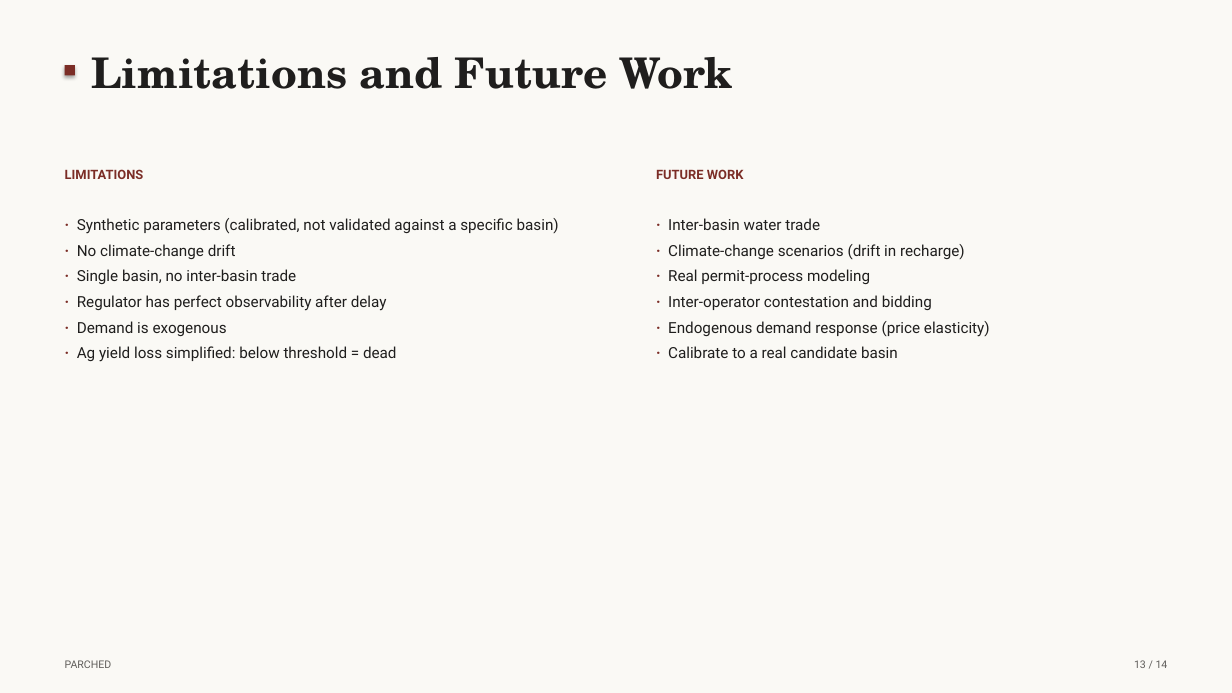
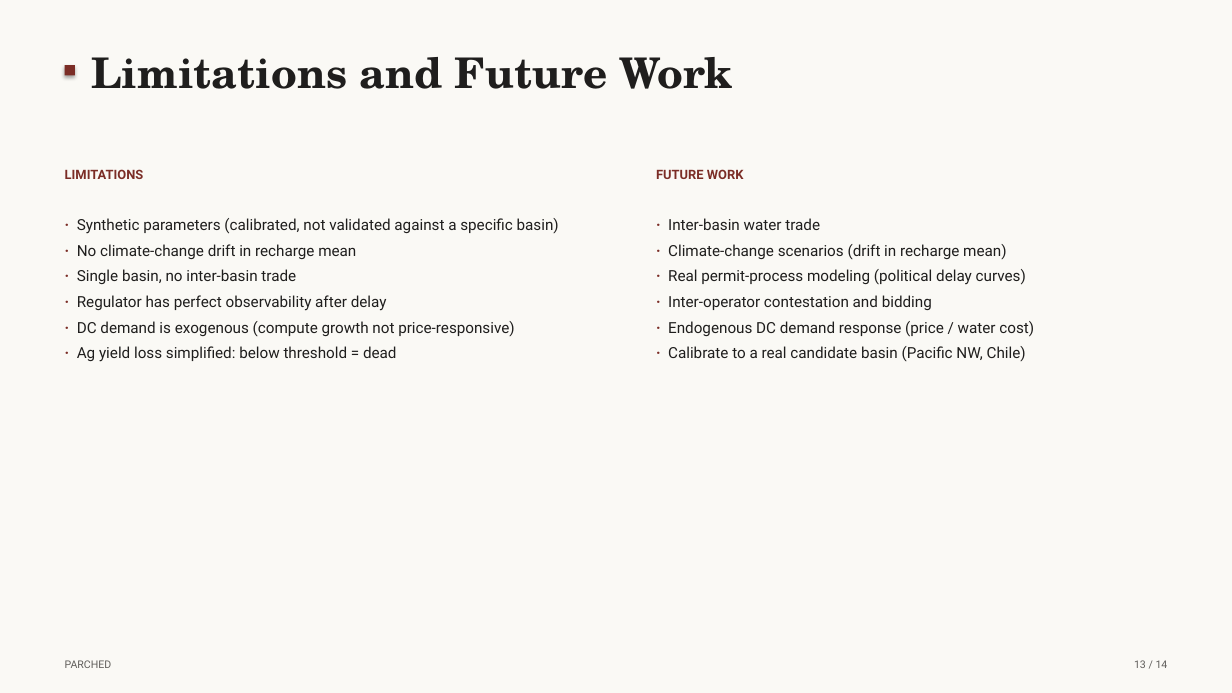
Before and after one commit to cup-noodlehS/ABM-project, a slide deck: slide 13 of presentation/PARCHED_final.pptx. Drawn at 1232x693 pixels with LibreOffice and Linux fonts; fonts in the diff are those of the drawing. Boxes give left, top, right and bottom in pixels: in the first picture for what was removed or moved away, otherwise in the second. Text is boxed around its words. In the diff, an @@ line names an element or a change of style, - is before the commit and + after.

```diff
--- a/presentation/PARCHED_final.pptx
+++ b/presentation/PARCHED_final.pptx
@@ text at [77,244,356,259]: text changed @@
-· No climate-change drift
+· No climate-change drift in recharge mean
@@ text at [668,244,1026,285]: text changed @@
-· Climate-change scenarios (drift in recharge)
-· Real permit-process modeling
+· Climate-change scenarios (drift in recharge mean)
+· Real permit-process modeling (political delay curves)
@@ text at [77,321,514,336]: text changed @@
-· Demand is exogenous
+· DC demand is exogenous (compute growth not price-responsive)
@@ text at [668,321,1034,361]: text changed @@
-· Endogenous demand response (price elasticity)
-· Calibrate to a real candidate basin
+· Endogenous DC demand response (price / water cost)
+· Calibrate to a real candidate basin (Pacific NW, Chile)
```
Also in this commit, not shown: 4 other slides changed, 3 other files.
